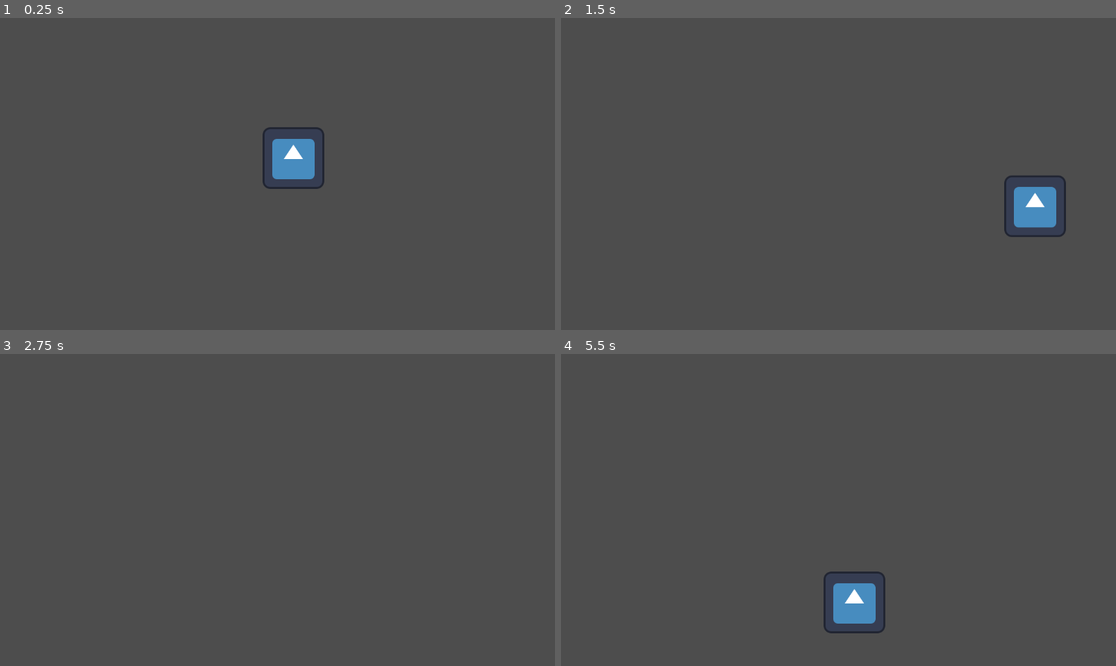
Above: before the commit, frames 1-4 (two rows, left to right).
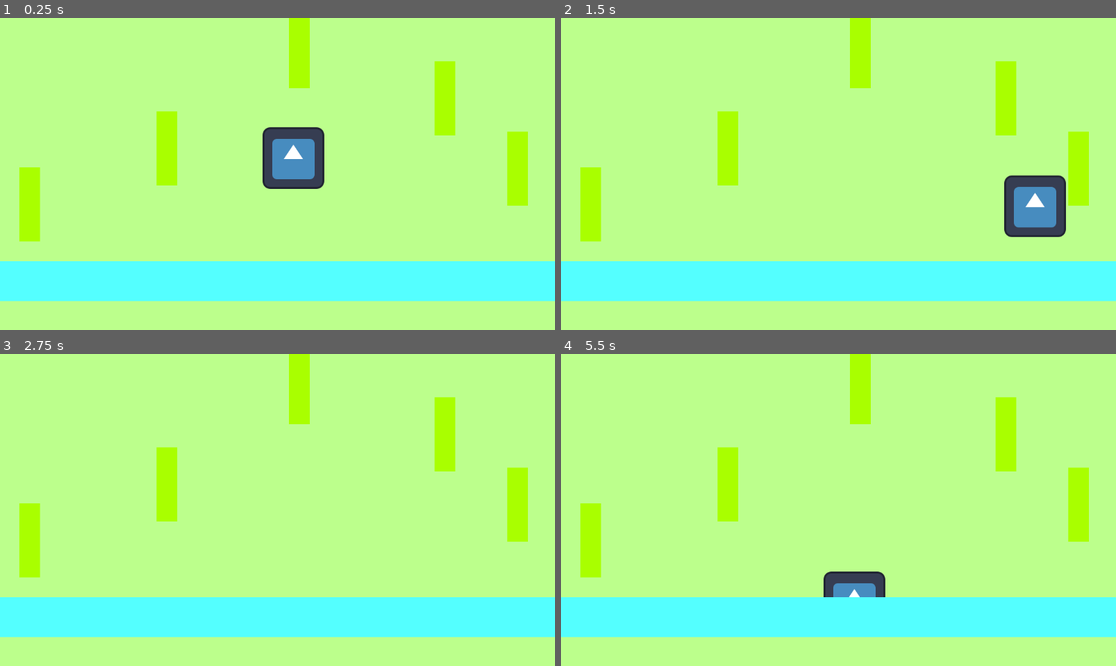
Above: after the commit, the same moments.

Repository: odiegosilva1/MaisUmGame2D
Game: Godot game, scene res://node_2d.tscn
Same seed, same stepped clock (60 frames per second), same inputs: the game is played once before the commit and once after it. The engine's default icon, where the game draws it, is replaced by a stand-in: a white triangle on a blue panel in a dark square.
Inputs:
- Up to frame 1 (0.25 s): no input
- Up to frame 2 (1.5 s): tap Enter at 0.5 s; hold Right (ui_right) 0.53-1.28 s; hold Down (ui_down) from 1.28 s (still down)
- Up to frame 3 (2.75 s): release Down (ui_down) at 2.03 s; hold Right (ui_right) from 2.03 s (still down)
- Up to frame 4 (5.5 s): tap Space at 2.75 s; release Right (ui_right) at 2.78 s; hold Up (ui_up) 2.78-3.53 s; tap Enter at 3.5 s; hold Left (ui_left) 3.53-5.03 s; hold Down (ui_down) from 5.03 s (still down)

The runs differ from the first frame. In frame 1, 98% of the frame differs, in the area x 0-100%, y 0-100%; in frame 2, 98%; in frame 3, 100%; in frame 4, 99%.

Commit message:
Update node_2d.tscn

Diff:
--- a/node_2d.tscn
+++ b/node_2d.tscn
@@ -5,7 +5,76 @@
 
 [node name="World" type="Node2D"]
 
+[node name="ground" type="ColorRect" parent="."]
+offset_left = -25.0
+offset_top = -20.0
+offset_right = 1174.0
+offset_bottom = 673.0
+color = Color(0.7375, 1, 0.55, 1)
+
+[node name="Tree" type="ColorRect" parent="ground"]
+layout_mode = 1
+anchors_preset = -1
+anchor_right = 0.033
+anchor_bottom = 0.058
+offset_left = 350.0
+offset_top = 214.0
+offset_right = 353.433
+offset_bottom = 327.806
+color = Color(0.662745, 1, 0, 1)
+
+[node name="Tree2" type="ColorRect" parent="ground"]
+layout_mode = 1
+anchors_preset = -1
+anchor_right = 0.033
+anchor_bottom = 0.058
+offset_left = 625.0
+offset_top = 12.0
+offset_right = 628.433
+offset_bottom = 125.806
+color = Color(0.662745, 1, 0, 1)
+
+[node name="Tree3" type="ColorRect" parent="ground"]
+layout_mode = 1
+anchors_preset = -1
+anchor_right = 0.033
+anchor_bottom = 0.058
+offset_left = 927.0
+offset_top = 110.0
+offset_right = 930.433
+offset_bottom = 223.806
+color = Color(0.662745, 1, 0, 1)
+
+[node name="Tree4" type="ColorRect" parent="ground"]
+layout_mode = 1
+anchors_preset = -1
+anchor_right = 0.033
+anchor_bottom = 0.058
+offset_left = 1078.0
+offset_top = 256.0
+offset_right = 1081.43
+offset_bottom = 369.806
+color = Color(0.662745, 1, 0, 1)
+
+[node name="Tree5" type="ColorRect" parent="ground"]
+layout_mode = 1
+anchors_preset = -1
+anchor_right = 0.033
+anchor_bottom = 0.058
+offset_left = 65.0
+offset_top = 330.0
+offset_right = 68.433
+offset_bottom = 443.806
+color = Color(0.662745, 1, 0, 1)
+
 [node name="player" type="Sprite2D" parent="."]
 position = Vector2(609, 291)
 texture = ExtResource("1_hq0vo")
 script = ExtResource("2_6264r")
+
+[node name="ColorRect" type="ColorRect" parent="."]
+offset_left = -20.0
+offset_top = 505.0
+offset_right = 1184.0
+offset_bottom = 588.0
+color = Color(0.329412, 1, 1, 1)
